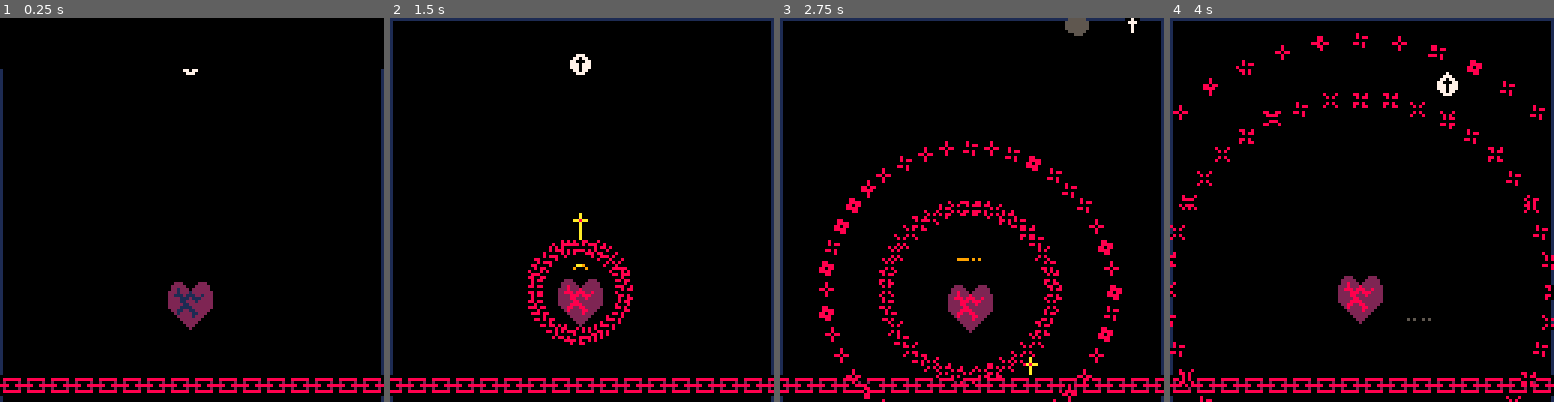
Above: before the commit, frames 1-4 (left to right).
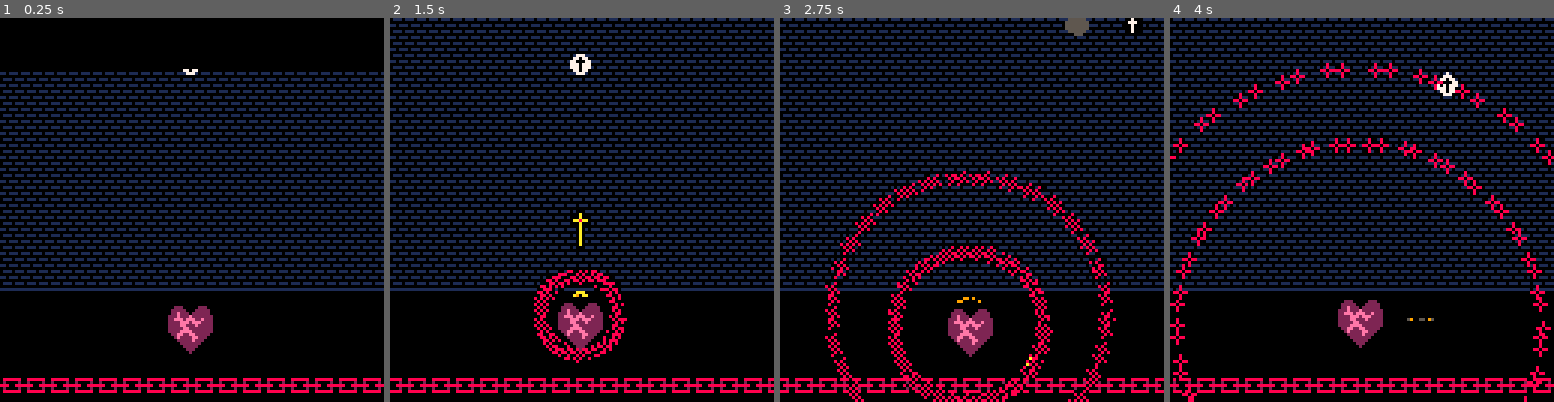
Above: after the commit, the same moments.

Repository: alxgnon/pico-8
Game: PICO-8 cartridge hell.p8
Two runs of this game, one before a commit and one after it. Both use one fixed random seed, a clock stepped at 60 frames per second and the inputs below.
Inputs:
- Up to frame 1 (0.25 s): no input
- Up to frame 2 (1.5 s): tap X (X key) at 0.33, 1.07 s; tap O (Z key) at 0.7 s
- Up to frame 3 (2.75 s): hold Right 1.6-2.1 s; tap O (Z key) at 1.7, 2.1, 2.5 s; tap X (X key) at 1.85 s; hold Up 2.15-2.42 s; hold Right from 2.47 s (still down)
- Up to frame 4 (4 s): tap O (Z key) at 2.9, 3.3, 3.7 s; tap X (X key) at 2.97 s; release Right at 3.03 s; hold Left 3.08-3.58 s; hold Down 3.63-3.97 s

The runs differ from the first frame. In frame 1, 24% of the frame differs, in the area x 0-100%, y 13-100%; in frame 2, 30%; in frame 3, 34%, in the area x 0-100%, y 0-100%; in frame 4, 32%.

Commit message:
hell: optimizations, brick bg

Diff:
--- a/hell.p8
+++ b/hell.p8
@@ -147,8 +147,10 @@
 				shake(b, 8, 3)
 				local x, y = a.x, a.y
 				if b.f == gfx.heart then
-					for d=-1,1,0.025 do
+					if b.hp > 0 then
+					for d=-1,1,0.03 do
 						add(gamestate.rings,{x=x,y=y,ng=d})
+					end
 					end
 				end
 
@@ -158,14 +160,8 @@
 
 					add(gamestate.beams,beam(a.x))
 
-					if b.f == gfx.heart then
-						for d=-1,1,0.015 do
-							add(gamestate.rings,{x=x,y=y,ng=d})
-						end
-					else
-						for d=-1,1,0.04 do
-							add(gamestate.rings,{x=x,y=y,ng=d})
-						end
+					for d=-1,1,0.05 do
+						add(gamestate.rings,{x=x,y=y,ng=d})
 					end
 
 					rumble(8, 3)
@@ -219,15 +215,12 @@
 
 function draw_heart(a)
 	local ox, oy = 0, 0
-	if a.awake then
-		pal(1, 8)
-	end
 
 	if gt < (a.shake_stop or 0) then
 		ox=rnd(a.shake_power)-a.shake_power/2
 		oy=rnd(a.shake_power)-a.shake_power/2
 		pal(2, 10)
-		pal(1, 4)
+		pal(14, 4)
 	end
 
 	spr(a.f,a.x+ox,a.y+oy,2,2)
@@ -255,7 +248,7 @@
 		a.t += 1
 
 		if a.awake then
-			if a.t % 48 < 27 then
+			if a.t % 48 < 27 and a.t % 6 == 0 then
 				local b = {x=a.x+6,y=a.y}
 				local jc = gamestate.jc
 				b.ng = atan2(jc.x-b.x,jc.y-b.y)+sin(gt/76)*0.02
@@ -423,7 +416,7 @@
 		cls()
 		palette()
 
-		rect(0,0,127,180,1)
+		map(112,48,0,0,16,16)
 
 		for a in all(lvl.beams) do
 			a:draw()
@@ -444,9 +437,9 @@
 		if self.jc.four then
 			pal(8, 9)
 		end
+		local f = gfx.ring + gt/3%4
 		for a in all(lvl.rings) do
-			local off = (a.t/ 3) % 4
-			spr(gfx.ring + off,a.x,a.y)
+			spr(f,a.x,a.y)
 		end
 		palette()
 
@@ -628,16 +621,25 @@
 
 function move_dust()
 	for a in all(gamestate.dust) do
+
 		a.t -= rnd(2)
 		if a.t <= 0 then
 			del(gamestate.dust, a)
 		else
- 		a.x += a.dx
- 		a.y += a.dy
-
- 		if a.x < 0 or a.x > 128 or
- 				a.y < 0 or a.y > 128 then
- 			del(gamestate.dust,  a)
+ 		if a.t > 18 then
+ 			a.col = 10
+ 		elseif a.t > 5 then
+ 			a.col = 9
+ 		else
+ 			a.col = 5
+ 		end
+
+  	a.x += a.dx
+  	a.y += a.dy
+
+ 		if a.x < 0 or a.x > 128
+ 		or a.y < 0 or a.y > 128 then
+ 			del(gamestate.dust, a)
  		end
  	end
 	end
@@ -645,15 +647,113 @@
 
 function draw_dust()
 	for a in all(gamestate.dust) do
-		if a.t > 18 then
-			pset(a.x, a.y, 10)
-		elseif a.t > 5 then
-			pset(a.x, a.y, 9)
-		else
-			pset(a.x, a.y, 5)
-		end
-	end
-end
+		pset(a.x, a.y, a.col)
+	end
+end
+…(104 lines of a section not shown)…
 
 
 
@@ -816,6 +916,7 @@
 0000000000000000000000000000000000000000000000000000000000000000000000000000000000000000000000000000000000000000000000000000000000000000000000000000000000000000000000000000000000000000000000000000000000000000000000000000000000000000000000000000000000000000
 0000000000000000000000000000000000000000000000000000000000000000000000000000000000000000000000000000000000000000000000000000000000000000000000000000000000000000000000000000000000000000000000000000000000000000000000000000000000000000000000000000000000000000
 0000000000000000000000000000000000000000000000000000000000000000000000000000000000000000000000000000000000000000000000000000000000000000000000000000000000000000000000000000000000000000000000000000000000000000000000000000000000000000000000000000000000000000
+0000000000000000000000000000000000000000000000000000000000000000000000000000000000000000000000000000000000000000000000000000000000000000000000000000000000000000000000000000000000000000000000000000000000000000000000000000000000000000000000000000000000000000
 000000000000000c0d0000000000000000000000000000000000000000000000000000000000000000000000000000000000000000000000000000000000000000000000000000000000000000000000000000000000000000000000000000000000000000000000000000000000000000000000000000000000000000000000
 000000000000001c1d0000000000000000000000000000000000000000000000000000000000000000000000000000000000000000000000000000000000000000000000000000000000000000000000000000000000000000000000000000000000000000000000000000000000000000000000000000000000000000000000
 0000000000000000000000000000000000000000000000000000000000000000000000000000000000000000000000000000000000000000000000000000000000000000000000000000000000000000000000000000000000000000000000000000000000000000000000000000000000000000000000000000000000000000
@@ -832,7 +933,6 @@
 0000000000000000000000000000000000000000000000000000000000000000000000000000000000000000000000000000000000000000000000000000000000000000000000000000000000000000000000000000000000000000000000000000000000000000000000000000000000000000000000000000000000000000
 0000000000000000000000000000000000000000000000000000000000000000000000000000000000000000000000000000000000000000000000000000000000000000000000000000000000000000000000000000000000000000000000000000000000000000000000000000000000000000000000000000000000000000
 0000000000000000000000000000000000000000000000000000000000000000000000000000000000000000000000000000000000000000000000000000000000000000000000000000000000000000000000000000000000000000000000000000000000000000000000000000000000000000000000000000000000000000
-0000000000000000000000000000000000000000000000000000000000000000000000000000000000000000000000000000000000000000000000000000000000000000000000000000000000000000000000000000000000000000000000000000000000000000000000000000000000000000000000000000000000000000
 0000070800000007080000000708000000000000000000000000000000000000000000000000000000000000000000000000000000000000000000000000000000000000000000000000000000000000000000000000000000000000000000000000000000000000000000000000000000000000000000000000000000000000
 0000171800000017180000001718000000000000000000000000000000000000000000000000000000000000000000000000000000000000000000000000000000000000000000000000000000000000000000000000000000000000000000000000000000000000000000000000000000000000000000000000000000000000
 
Not shown, changed: 219 lines of the sprite sheet (__gfx__) section of hell.p8
